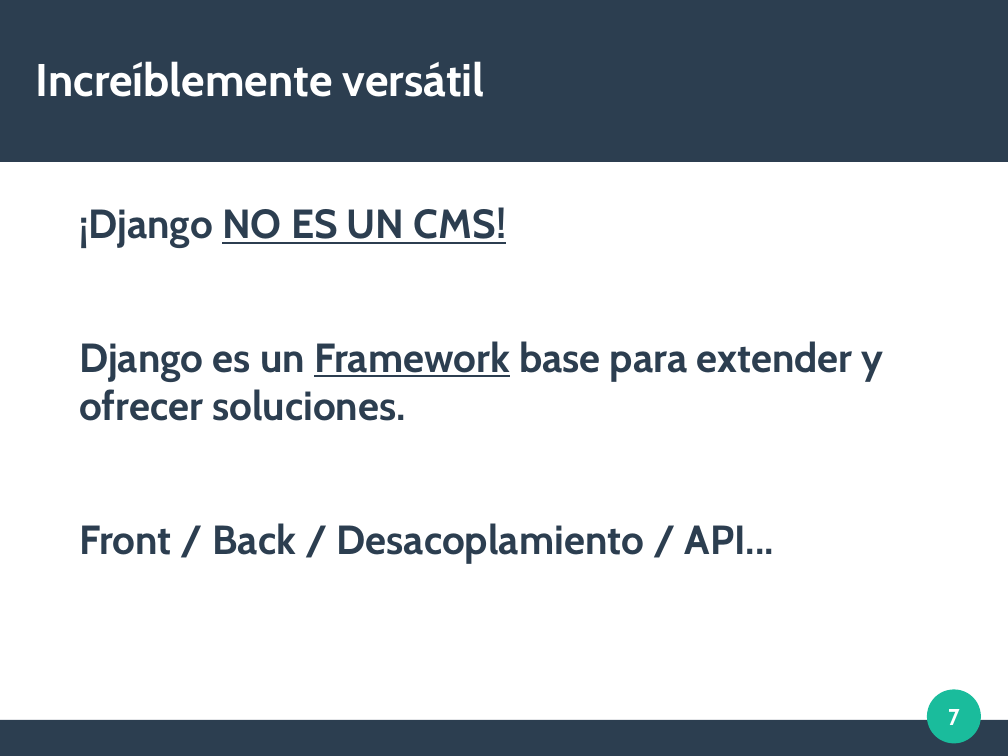
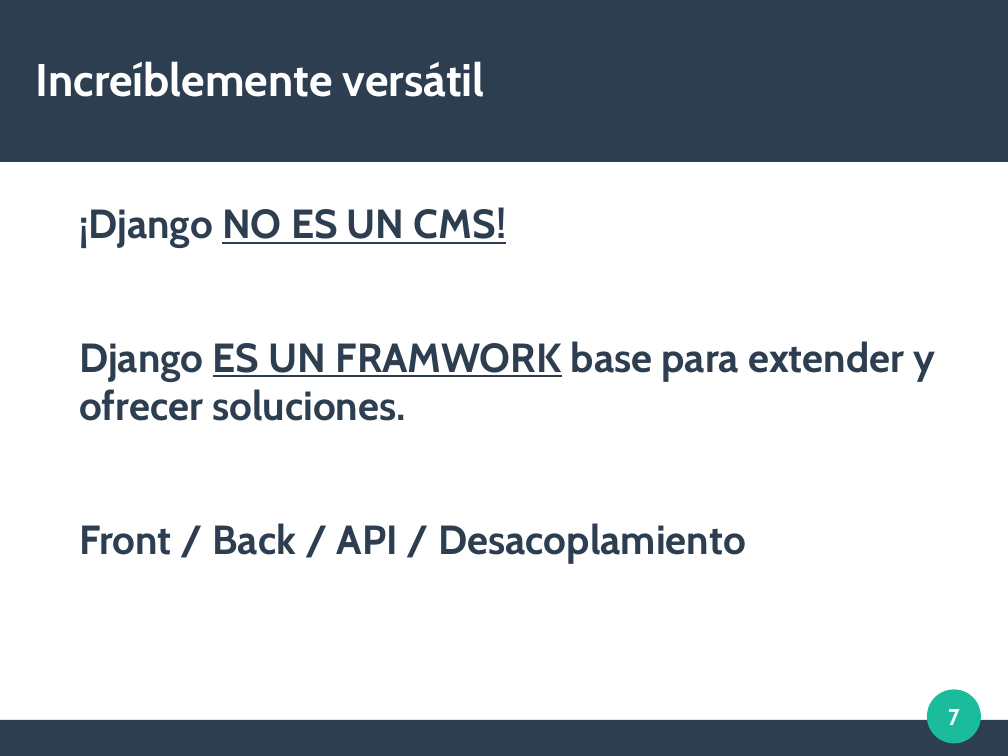
Before and after one commit to albeerto26/DjangoServerHeroku, a slide deck: slide 7 of diapos/Introduccion Django.odp. Drawn at 1008x756 pixels with LibreOffice and Linux fonts; fonts in the diff are those of the drawing. Boxes give left, top, right and bottom in pixels: in the first picture for what was removed or moved away, otherwise in the second. Text is boxed around its words. In the diff, an @@ line names an element or a change of style, - is before the commit and + after.

```diff
--- a/diapos/Introduccion Django.odp
+++ b/diapos/Introduccion Django.odp
@@ text at [79,341,936,563]: text changed @@
-Django es un Framework base para extender y ofrecer soluciones.
-Front / Back / Desacoplamiento / API...
+Django ES UN FRAMWORK base para extender y ofrecer soluciones.
+Front / Back / API / Desacoplamiento
```
Also in this commit, not shown: 4 other slides changed, 1 other file.
